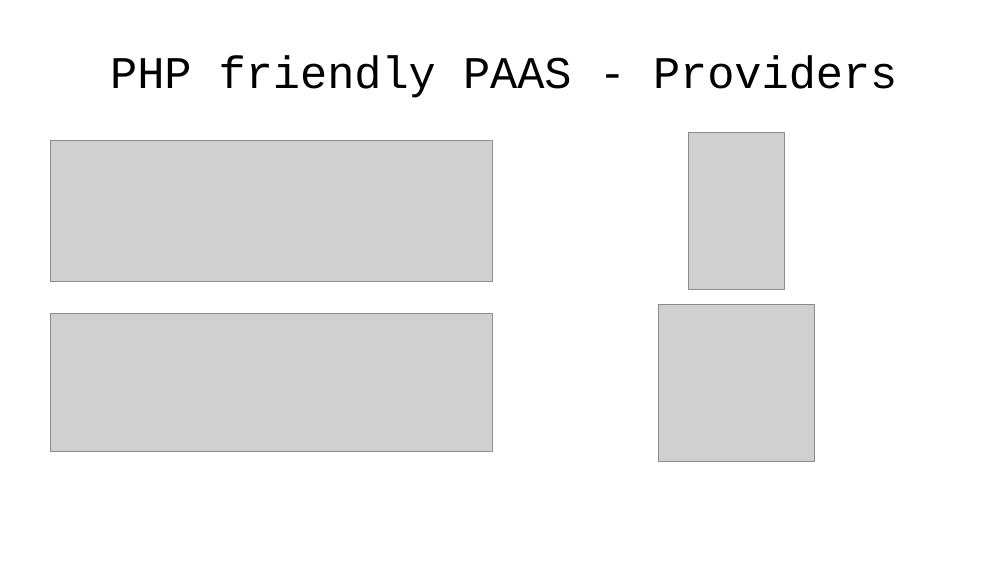
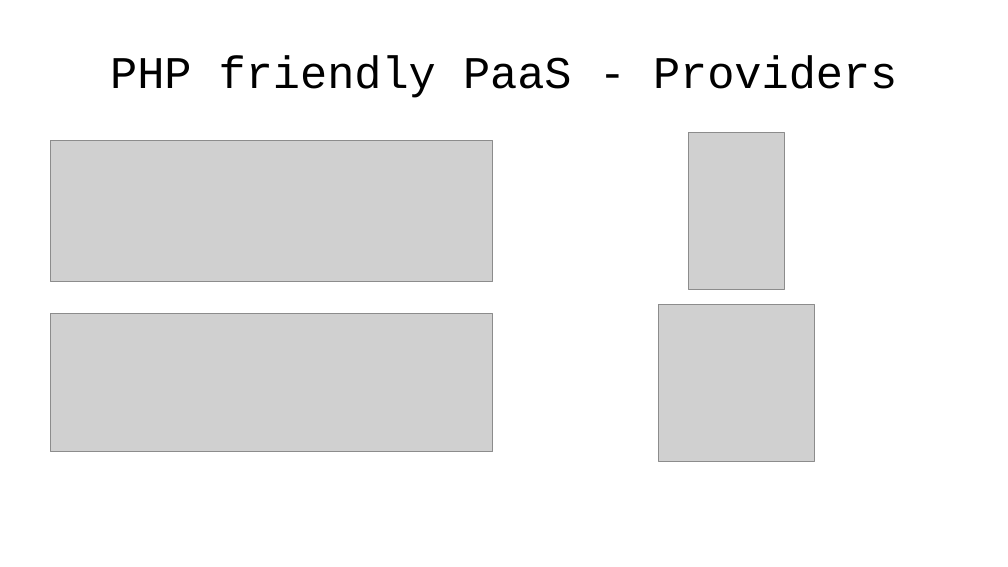
Before and after one commit to emgiezet/meetphp-8, a slide deck: slide 5 of presentation/presentation.odp. Drawn at 1008x567 pixels with LibreOffice and Linux fonts; fonts in the diff are those of the drawing; grey boxes stand for pictures; background and template pictures are left out. Boxes give left, top, right and bottom in pixels: in the first picture for what was removed or moved away, otherwise in the second. Text is boxed around its words. In the diff, an @@ line names an element or a change of style, - is before the commit and + after.

```diff
--- a/presentation/presentation.odp
+++ b/presentation/presentation.odp
@@ title at (110, 55, 897, 98): text changed @@
-PHP friendly PAAS - Providers
+PHP friendly PaaS - Providers
```
Also in this commit, not shown: 10 other slides changed, 4 slides added, 2 slides removed, 52 other files.
